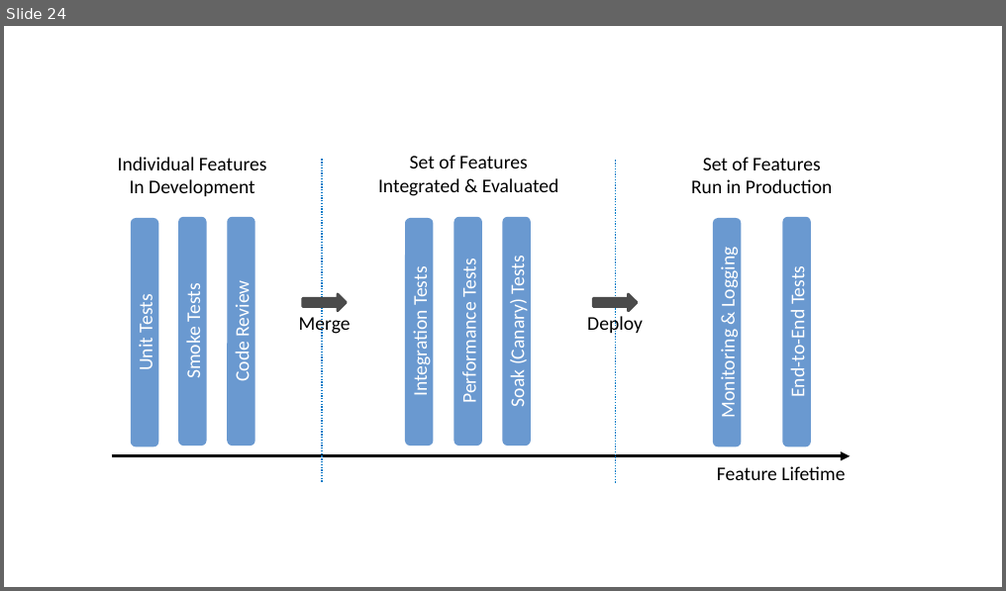
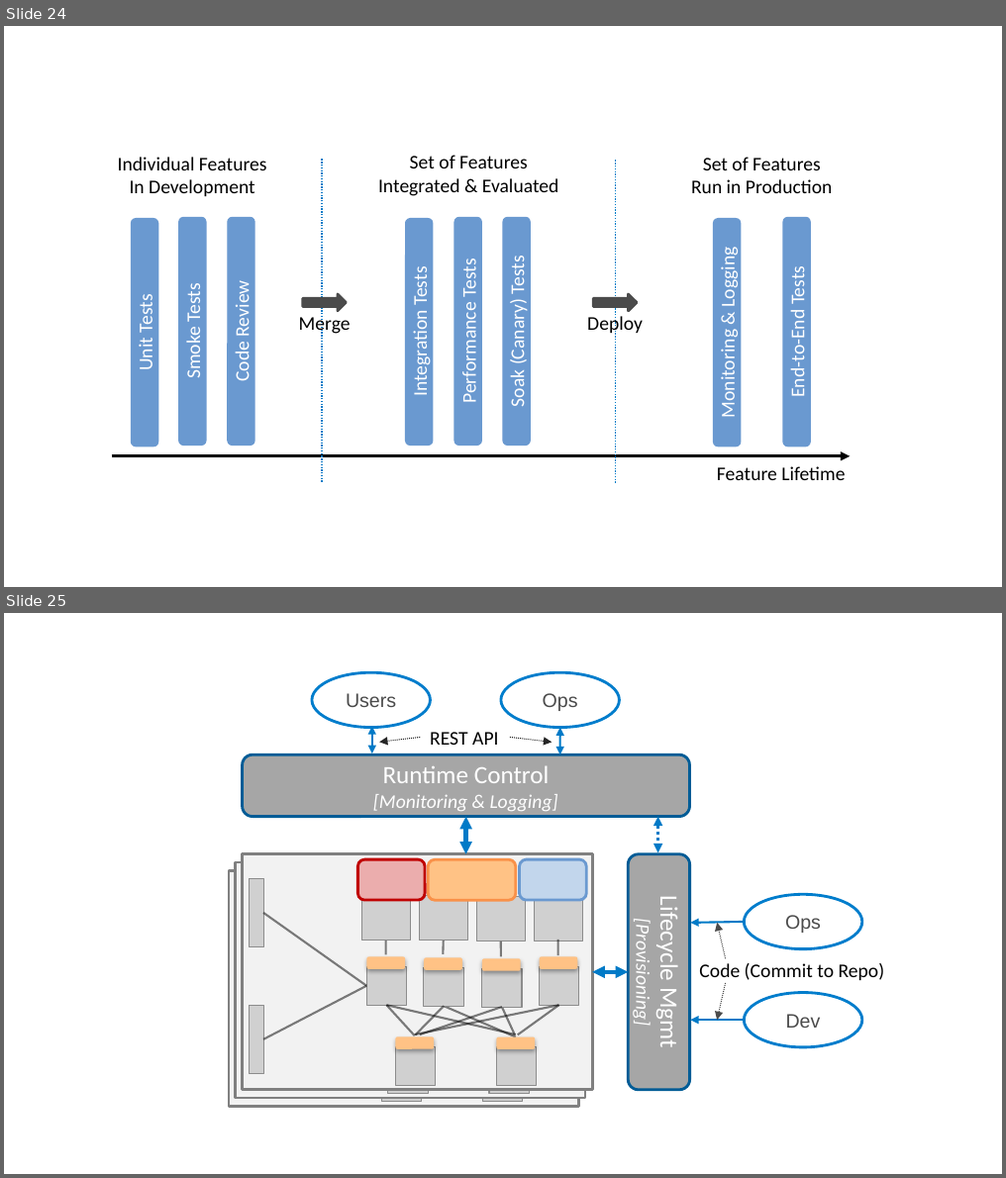
Before and after one commit to SystemsApproach/ops, a slide deck: figures.pptx. Shown one above the other, each under a label of ours: slide 24 before the commit, slides 24 and 25 after it. The pictures are 1006x591 and 1006x1178 pixels, drawn with LibreOffice and Linux fonts; fonts in the diff are those of the drawing; grey boxes stand for pictures. Boxes give left, top, right and bottom in pixels: in the first picture for what was removed or moved away, otherwise in the second. Text is boxed around its words. In the diff, an @@ line names an element or a change of style, - is before the commit and + after.

```diff
--- a/figures.pptx
+++ b/figures.pptx
@@ slide 25 added at (4, 613, 1002, 1174), background #FFFFFF @@
@@ ellipse added at (312, 672, 431, 728), fill #FFFFFF, outline #007DCC 2 pt, 14 pt, text #4B4B4B @@
+Users
@@ ellipse added at (501, 672, 620, 728), fill #FFFFFF, outline #007DCC 2 pt, 14 pt, text #4B4B4B @@
+Ops
@@ double arrow added from (372, 726) to (372, 754), #007AC8 1.5 pt @@
@@ double arrow added from (559, 728) to (559, 755), #007AC8 1.5 pt @@
@@ rounded rectangle added at (243, 755, 689, 817), fill #A6A6A6, outline #005C97 2 pt, 14 pt, text #FFFFFF, italic @@
+Runtime Control
+[Monitoring & Logging]
@@ arrow added from (420, 737) to (379, 742), #262626 0.75 pt dashed @@
@@ text added at (430, 732, 498, 745), 14 pt, text #000000 @@
+REST API
@@ arrow added from (510, 737) to (551, 742), #262626 0.75 pt dashed @@
@@ double arrow added from (466, 817) to (466, 855), #007AC8 3 pt @@
@@ double arrow added from (657, 817) to (657, 853), #007AC8 2.25 pt dashed @@
@@ rounded rectangle added at (628, 855, 689, 1090), fill #A6A6A6, outline #005C97 2 pt, 14 pt, text #FFFFFF, italic @@
+Lifecycle Mgmt
+[Provisioning]
@@ ellipse added at (744, 894, 862, 950), fill #FFFFFF, outline #007DCC 2 pt, 14 pt, text #4B4B4B @@
+Ops
@@ group added at (243, 855, 593, 1090): 14 lines, 12 pictures, 9 rounded rectangles, 1 rectangle @@
@@ arrow added from (744, 922) to (691, 922), #007AC8 1.5 pt @@
@@ arrow added from (726, 959) to (718, 922), #4B4B4B 0.75 pt dashed @@
@@ text added at (699, 963, 885, 980), 14 pt, text #000000 @@
+Code (Commit to Repo)
@@ double arrow added from (628, 972) to (593, 972), #007AC8 3 pt @@
@@ arrow added from (726, 983) to (718, 1020), #4B4B4B 0.75 pt dashed @@
@@ ellipse added at (744, 992, 862, 1047), fill #FFFFFF, outline #007DCC 2 pt, 14 pt, text #4B4B4B @@
+Dev
@@ group added at (229, 870, 579, 1106): 6 rounded rectangles, 4 pictures, 1 rectangle @@
@@ group added at (236, 862, 586, 1098): 6 rounded rectangles, 4 pictures, 1 rectangle @@
@@ arrow added from (744, 1020) to (691, 1020), #007AC8 1.5 pt @@
```
Also in this commit, not shown: 2 other files.
